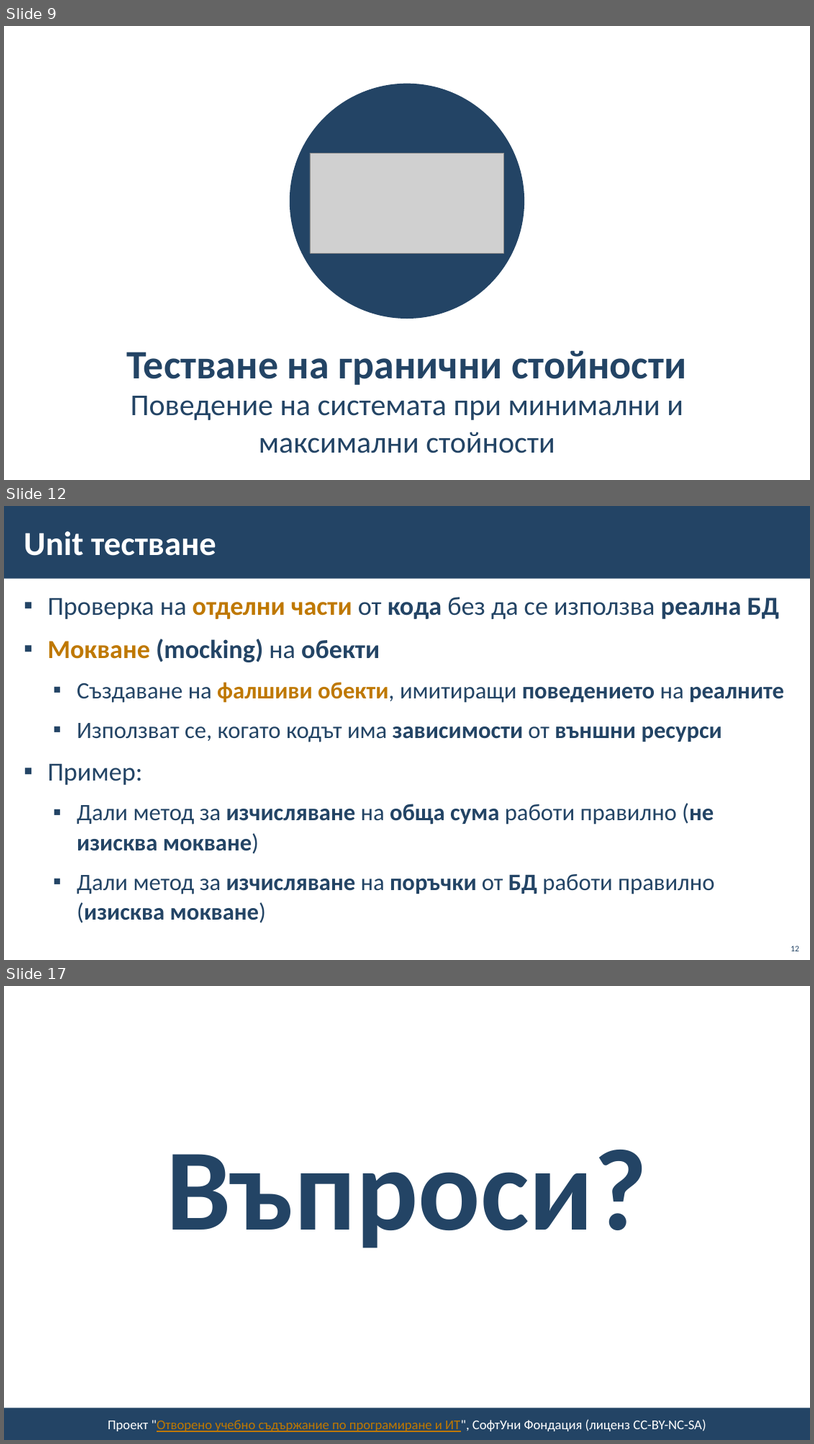
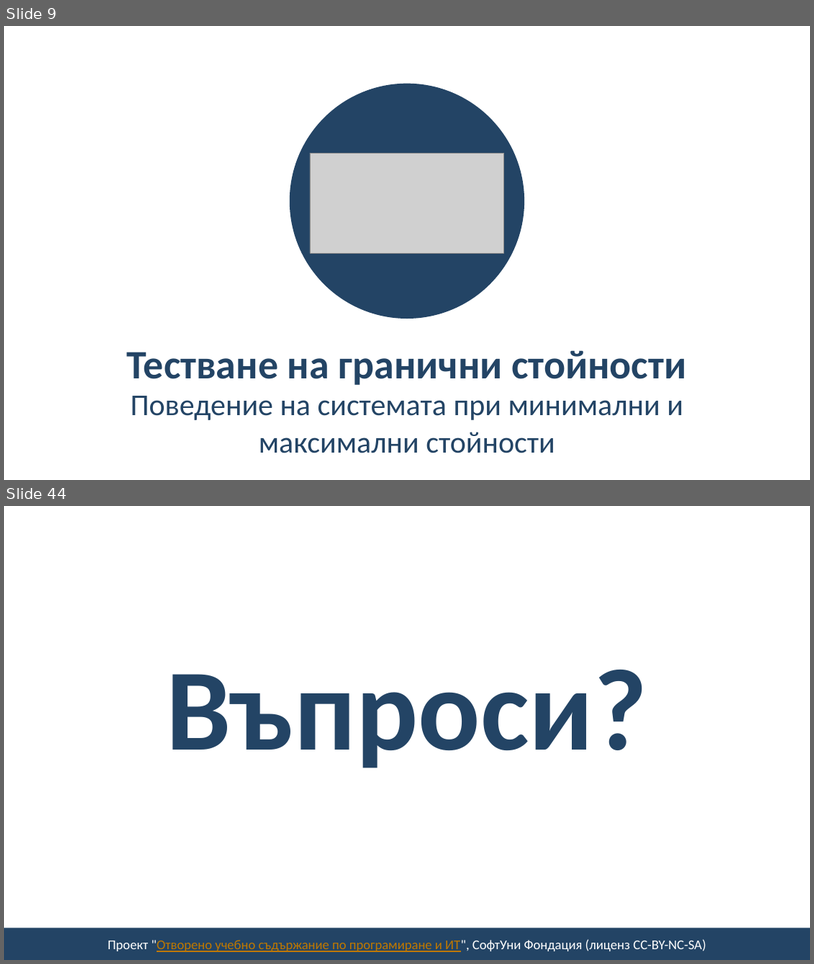
Before and after one commit to BG-IT-Edu/School-Programming, a slide deck: Courses/Software-Sciences/Module-4-Information-Systems-New/13-Information-System-Testing/13-Information-System-Testing.pptx. Shown one above the other, each under a label of ours: slides 9, 12 and 17 before the commit, slides 9 and 44 after it; the slides between them are not shown. The pictures are 814x1444 and 814x964 pixels, drawn with LibreOffice and Linux fonts; fonts in the diff are those of the drawing; grey boxes stand for pictures; background and template pictures are left out. Boxes give left, top, right and bottom in pixels: in the first picture for what was removed or moved away, otherwise in the second. Text is boxed around its words. In the diff, an @@ line names an element or a change of style, - is before the commit and + after.

```diff
--- a/Courses/Software-Sciences/Module-4-Information-Systems-New/13-Information-System-Testing/13-Information-System-Testing.pptx
+++ b/Courses/Software-Sciences/Module-4-Information-Systems-New/13-Information-System-Testing/13-Information-System-Testing.pptx
@@ slide 12 removed at (x1=4, y1=506, x2=810, y2=960), background #FFFFFF @@
@@ rectangle removed at (x1=4, y1=506, x2=810, y2=579) @@
@@ title removed at (x1=23, y1=531, x2=216, y2=556) @@
-Unit тестване
@@ text removed at (x1=48, y1=597, x2=784, y2=923) @@
-▪ Проверка на отделни части от кода без да се използва реална БД
-▪ Мокване (mocking) на обекти
-  ▪ Създаване на фалшиви обекти, имитиращи поведението на реалните
-  ▪ Използват се, когато кодът има зависимости от външни ресурси
-▪ Пример:
-  ▪ Дали метод за изчисляване на обща сума работи правилно (не изисква мокване)
-  ▪ Дали метод за изчисляване на поръчки от БД работи правилно (изисква мокване)
@@ page number removed at (x1=791, y1=945, x2=800, y2=951) @@
-12
@@ what was slide 17 is now slide 44 @@
```
Also in this commit, not shown: 11 slides changed, 30 slides added, 2 other slides removed.
